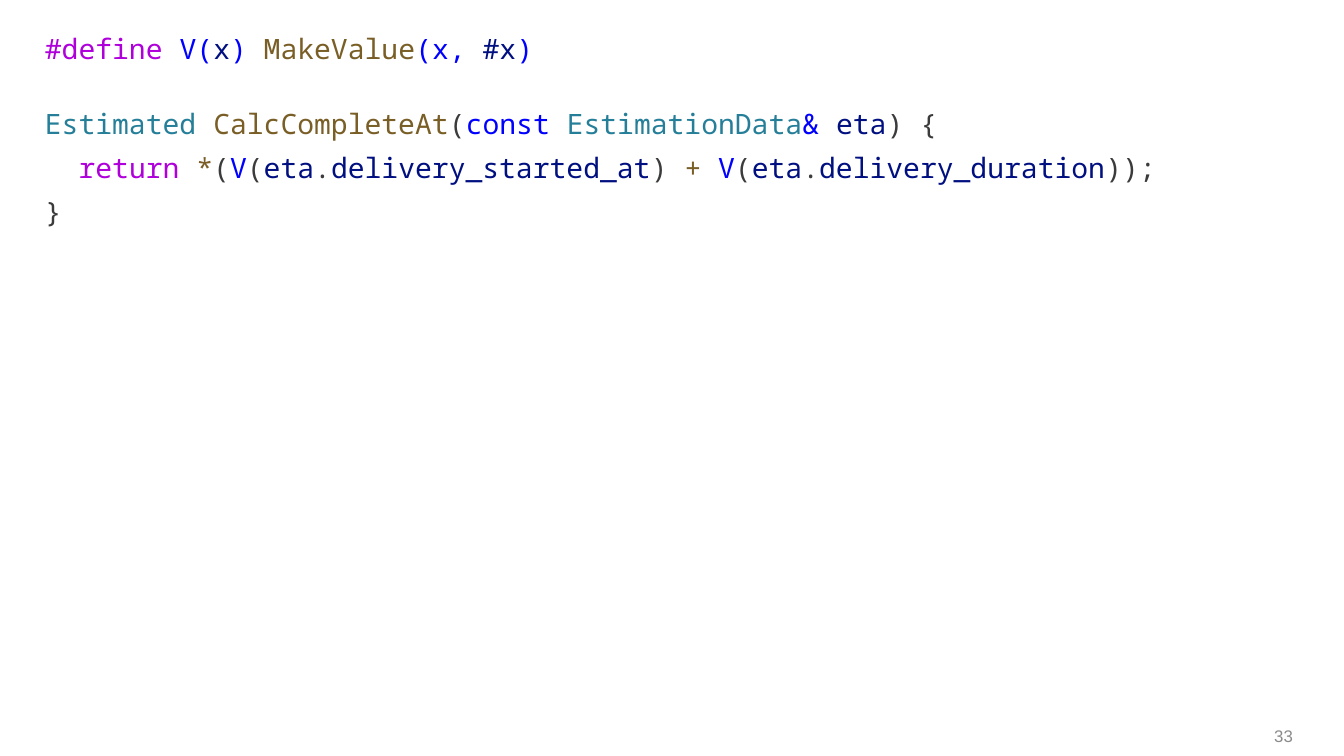
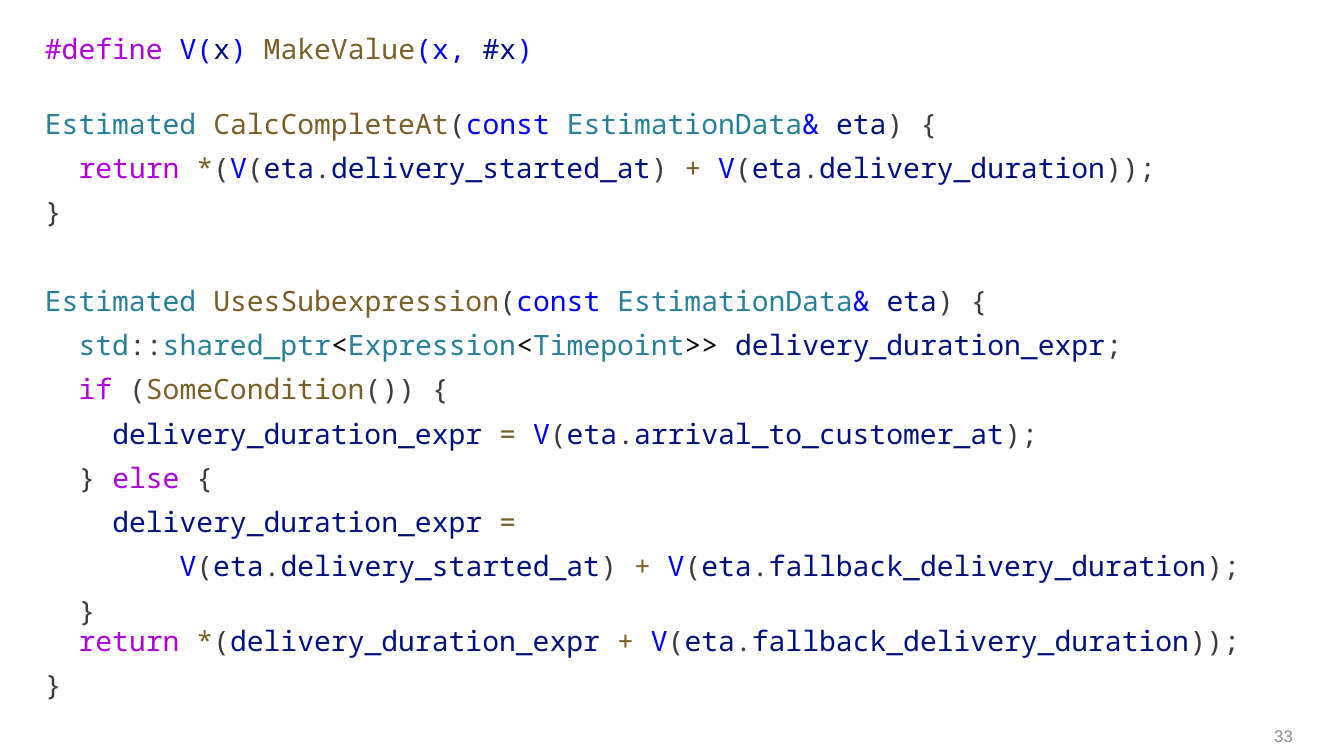
Before and after one commit to ishfb/zcc23, a slide deck: slide 33 of slides_new.pptx. Drawn at 1344x756 pixels with LibreOffice and Linux fonts; fonts in the diff are those of the drawing. Boxes give left, top, right and bottom in pixels: in the first picture for what was removed or moved away, otherwise in the second. Text is boxed around its words. In the diff, an @@ line names an element or a change of style, - is before the commit and + after.

Commit message:
slides WIP

```diff
--- a/slides_new.pptx
+++ b/slides_new.pptx
@@ text at (x1=45, y1=289, x2=1240, y2=658): paragraphs added @@
+Estimated UsesSubexpression(const EstimationData& eta) {
+std::shared_ptr<Expression<Timepoint>> delivery_duration_expr;
+if (SomeCondition()) {
+delivery_duration_expr = V(eta.arrival_to_customer_at);
+} else {
+delivery_duration_expr =
+V(eta.delivery_started_at) + V(eta.fallback_delivery_duration);
+}
+return *(delivery_duration_expr + V(eta.fallback_delivery_duration));
+}
```
Also in this commit, not shown: 4 slides added.
